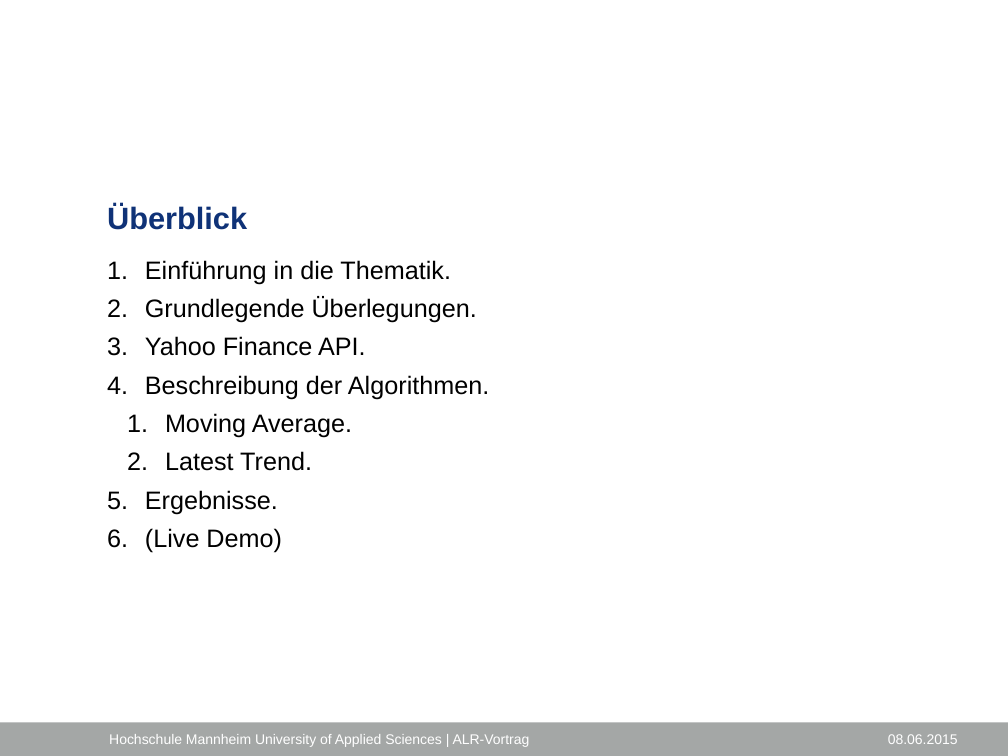
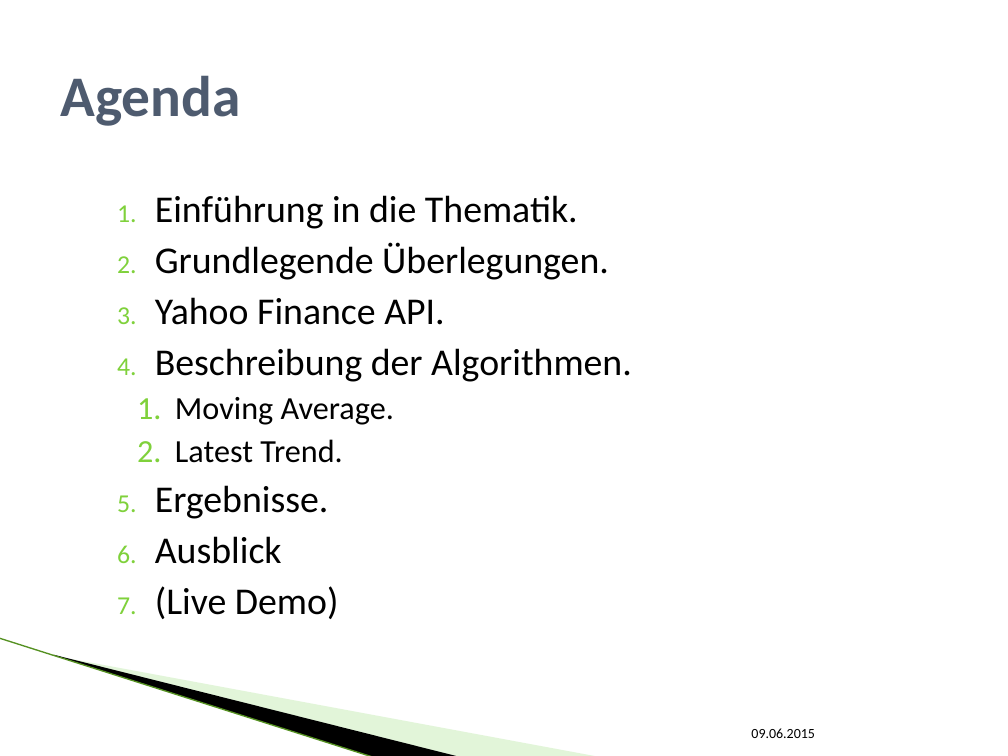
Before and after one commit to SEPSkyware6MM/StockForecast, a slide deck: slide 2 of ALR_Vortrag.pptx. Drawn at 1008x756 pixels with LibreOffice and Linux fonts; fonts in the diff are those of the drawing; background and template pictures are left out. Boxes give left, top, right and bottom in pixels: in the first picture for what was removed or moved away, otherwise in the second. Text is boxed around its words. In the diff, an @@ line names an element or a change of style, - is before the commit and + after.

```diff
--- a/ALR_Vortrag.pptx
+++ b/ALR_Vortrag.pptx
@@ title added at (60, 75, 240, 126), 41 pt, text #4E5B6F, bold @@
+Agenda
@@ text "Einführung in die Thematik.": place and size @@
-text "Einführung in die Thematik." at (145, 260, 489, 552)
+text "Einführung in die Thematik." at (155, 195, 632, 619)
@@ title removed at (107, 205, 247, 230) @@
-Überblick
@@ text at (155, 195, 632, 619): size 18 to 27 pt in "Einführung in die Thematik.", "Grundlegende Überlegungen.", "Yahoo Finance API.", "Beschreibung der Algorithmen." and 2 more places; font Arial to Calibri; size 18 to 23 pt in "Moving Average.", "Latest Trend."; line spacing 1.1 to 1 @@
@@ text at (155, 536, 282, 564): paragraph added @@
+6. Ausblick
@@ line added from (0, 638) to (374, 756), #B1E399 0.95 pt @@
@@ freeform shape added at (53, 654, 461, 756), fill #000000 @@
@@ freeform shape added at (55, 655, 600, 756), fill #B8E7A1 at 40% opacity @@
@@ rectangle removed at (0, 723, 1008, 756) @@
@@ text removed at (109, 734, 530, 747) @@
-Hochschule Mannheim University of Applied Sciences | ALR-Vortrag
@@ text at (751, 728, 815, 738): text changed; font Arial to Calibri; text colour #FFFFFF to #000000 @@
-08.06.2015
+09.06.2015
```
Also in this commit, not shown: 14 other slides changed, 2 slides added, 4 other files.
